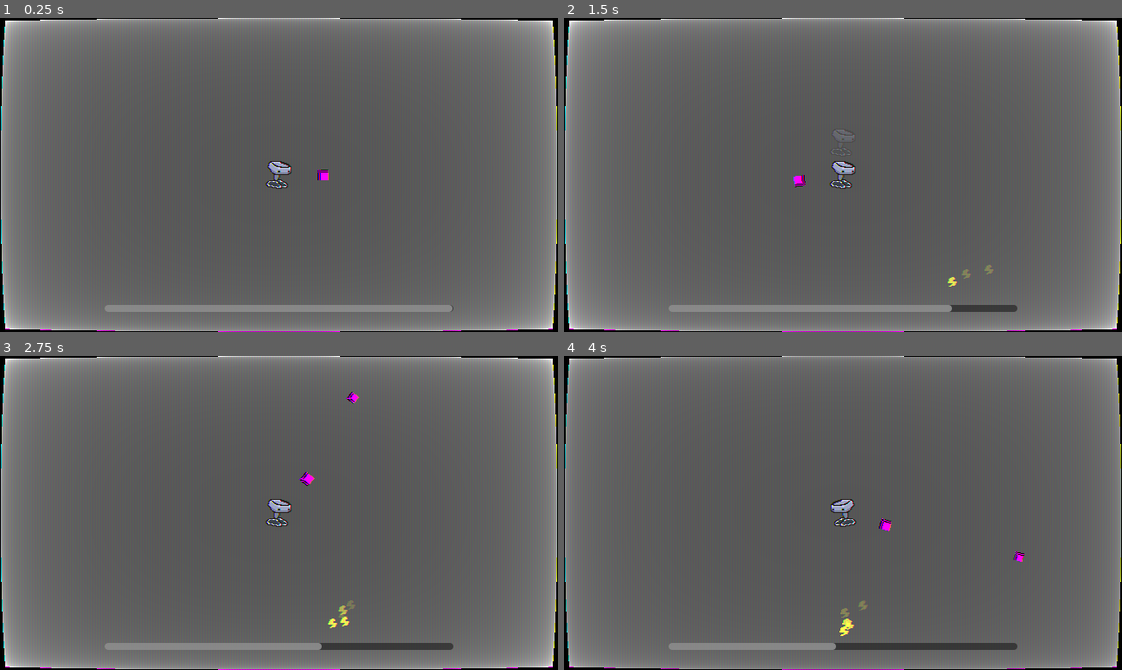
Above: before the commit, frames 1-4 (two rows, left to right).
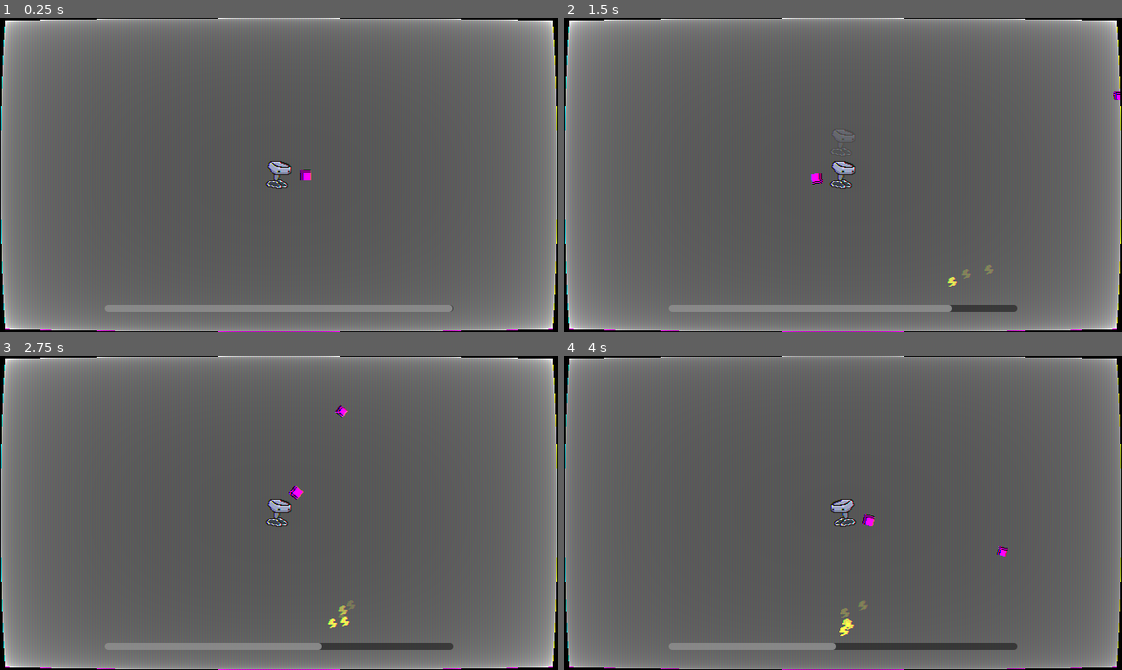
Above: after the commit, the same moments.

Repository: kinghos/GMTK-Game-Jam-2026
Game: Godot game, scene res://scenes/level/level.tscn
The game is run twice, just before and just after one commit, with the same random seed, the same clock (stepped at 60 frames per second) and the same inputs.
Inputs (mouse positions are in pixels of both pictures, inside the frame that each line leads up to):
- Up to frame 1 (0.25 s): no input
- Up to frame 2 (1.5 s): tap Enter at 0.5 s; move the mouse to (965, 159) at 0.52 s; press the mouse at (965, 159) at 0.53 s; hold D (Right) 0.53-1.28 s; move the mouse to (731, 190) at 1.27 s; release the mouse at (731, 190) at 1.28 s; hold S (Down) from 1.28 s (still down); tap Shift (Sprint) at 1.35 s
- Up to frame 3 (2.75 s): tap Space at 2 s; move the mouse to (334, 443) at 2.02 s; release S (Down) at 2.03 s; press the mouse at (334, 443) at 2.03 s; hold D (Right) from 2.03 s (still down)
- Up to frame 4 (4 s): move the mouse to (815, 575) at 2.77 s; release D (Right) at 2.78 s; release the mouse at (815, 575) at 2.78 s; hold W (Up) 2.78-3.53 s; tap Shift (Sprint) at 2.85 s; tap Enter at 3.5 s; move the mouse to (1010, 560) at 3.52 s; press the mouse at (1010, 560) at 3.53 s; hold A (Left) from 3.53 s (still down)

The runs differ from the first frame. In frame 1, 0.1% of the frame differs, in the area x 53-59%, y 48-52%; in frame 2, 0.2%; in frame 3, 0.2%, in the area x 51-65%, y 11-46%; in frame 4, 0.2%.

Commit message:
gun offset fix

Diff:
--- a/scenes/player/player.tscn
+++ b/scenes/player/player.tscn
@@ -23,7 +23,7 @@
 
 [node name="Gun" type="Sprite2D" parent="." unique_id=185035677]
 texture = SubResource("PlaceholderTexture2D_126ht")
-offset = Vector2(50, 0)
+offset = Vector2(30, 0)
 script = ExtResource("3_gmlin")
 
 [node name="Camera2D" type="Camera2D" parent="." unique_id=1946561460]
